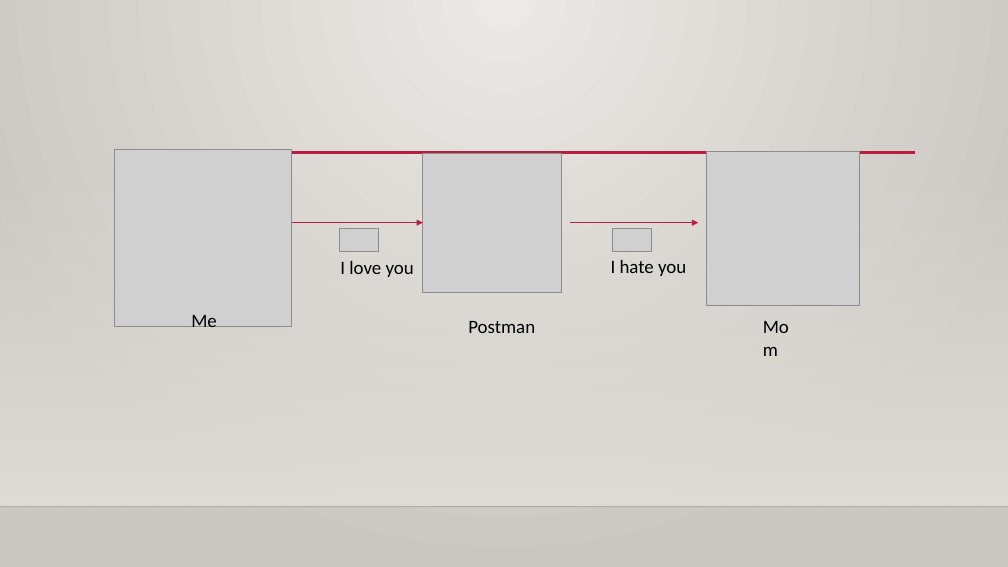
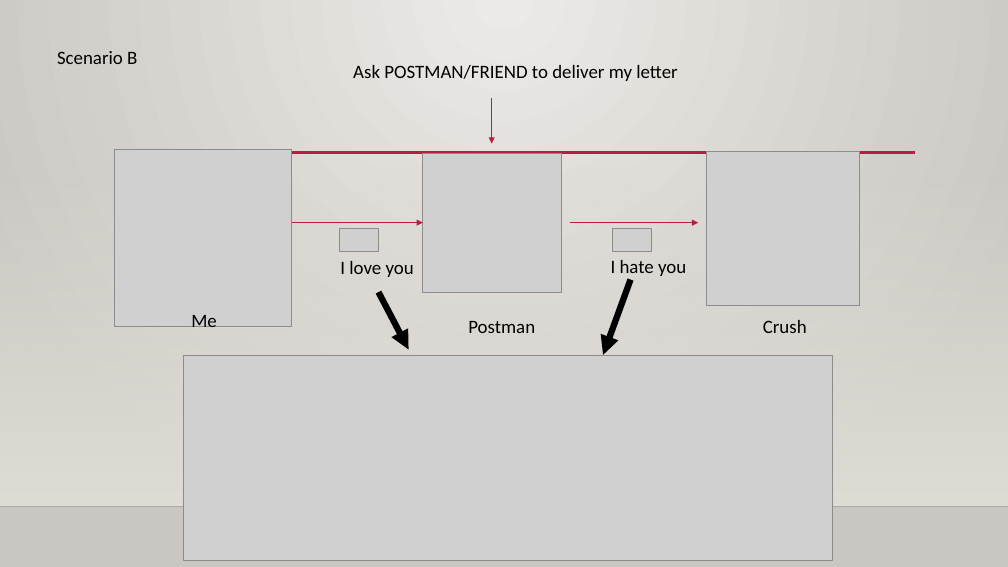
Before and after one commit to Applebois/Presentation-Slides, a slide deck: slide 8 of What Hacker Do In Their Daily Task/Slides.pptx (slide 4 before the commit). Drawn at 1008x567 pixels with LibreOffice and Linux fonts; fonts in the diff are those of the drawing; grey boxes stand for pictures; background and template pictures are left out. Boxes give left, top, right and bottom in pixels: in the first picture for what was removed or moved away, otherwise in the second. Text is boxed around its words. In the diff, an @@ line names an element or a change of style, - is before the commit and + after.

```diff
--- a/What Hacker Do In Their Daily Task/Slides.pptx
+++ b/What Hacker Do In Their Daily Task/Slides.pptx
@@ text added at [57,51,137,64], 18 pt, text #000000 @@
+Scenario B
@@ text added at [353,65,677,81], 18 pt, text #000000 @@
+Ask POSTMAN/FRIEND to deliver my letter
@@ arrow added from (492, 98) to (492, 144), #B71E42 0.75 pt @@
@@ arrow added from (379, 292) to (408, 349), #000000 6 pt @@
@@ arrow added from (631, 280) to (603, 355), #000000 6 pt @@
@@ text at [763,320,807,333]: text changed @@
-Mom
+Crush
@@ picture added at [184,355,833,561] @@
```
Also in this commit, not shown: 4 other slides changed, 4 slides added.
